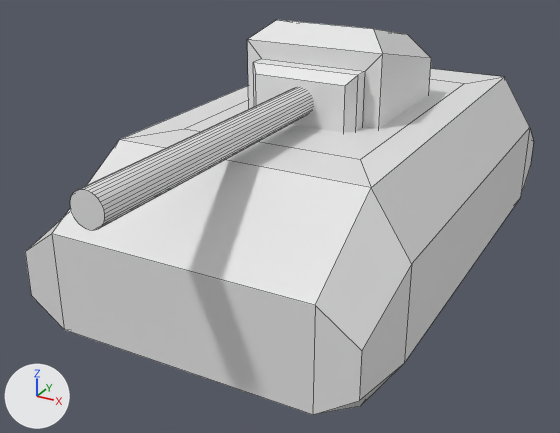
An edit to the FBX model Battle Tanks/Assets/Resources/Models/NormalTank.fbx, drawn before and after from the same camera.
Camera for both pictures: a 50 mm camera at (3.21, -7.06, 3.14) aimed at (-0.15, -0.95, 0.08). Every picture has the same lights, and +X, +Y and +Z are marked at lower left. Mesh edges are drawn as thin lines.
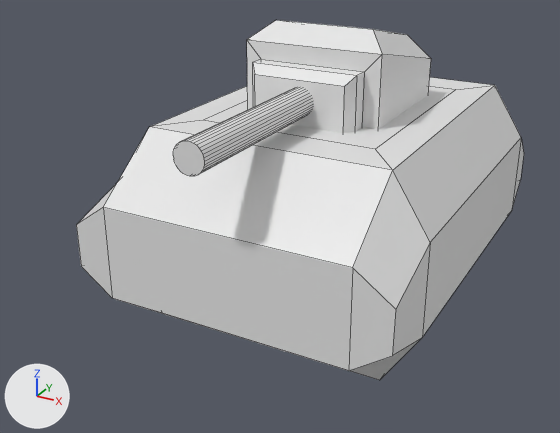
Location of each change, [x1, y1, x2, y2] in pixels of the pictures (560 x 433 px; the box of a moved part takes in the faces that stretch with it):
'Cube', moved, rescaled (12% narrower, 12% shorter): before [25, 69, 534, 415]; after [76, 77, 524, 380]
'Cylinder', reshaped, moved, rescaled (28% narrower, 26% shorter): before [70, 20, 431, 231]; after [173, 20, 431, 176]
part 1 of me_cylinder_001, moved or reshaped: before [70, 87, 313, 231]; after [173, 88, 313, 176]
part 2 of me_cylinder_001, moved or reshaped: [247, 20, 431, 133] in both

Edits to the bpy script that builds the scene:
```text
Change me_cylinder_001:
    where me_cylinder_001.from_pydata(...)  # 88 vertices, 56 faces; spans x -0.51..0.62, y -0.77..0.78, z -4.3..3.64
    used by ob_cylinder; location = (0.0, -1.658, 1.238); rotation_euler = (1.571, -1.571, 0.0), in degrees (90, -90, 0); scale = (1.0, 0.9, 0.57)
    me_cylinder_001 part 1: the loose piece of 64 vertices spanning x -0.15..0.12, y -0.16..0.15, z -1.88..3.64 is moved by (0.0, 0.0, 0.21)
    me_cylinder_001 part 2: the loose piece of 24 vertices spanning x -0.51..0.62, y -0.77..0.78, z -4.3..-1.41 is scaled about its middle by (1, 1, 1.68), then moved by (0.0, 0.0, -0.91)
Change ob_cube:
    ob_cube.location: (0.002, -0.121, 0.111) -> (0.002, -0.095, 0.111)
    ob_cube.scale: (1.2, 1.99, 1.0) -> (1.2, 1.56, 1.0)
Change ob_cylinder:
    ob_cylinder.location: (0.0, -1.658, 1.238) -> (0.001, -1.325, 1.238)
    ob_cylinder.scale: (1.0, 0.9, 0.57) -> (1.0, 0.9, 0.34)
```
